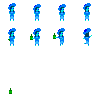
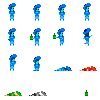
Two versions of the same layered image (100px x 100px). Layer-by-layer changes:
added layer "Layer 12 copy 2" above "Layer 12 copy" over [29, 91, 47, 96]
added layer "Layer 12 copy" above "Layer 12" over [4, 91, 22, 96]
renamed "Layer 11 copy 5" to "Layer 12", moved it above "Layer 11", painted on it over [9, 54, 97, 91]
moved "Layer 11" above "Layer 10", painted on it over [9, 54, 72, 71]
painted on "Layer 10" over [8, 54, 92, 96]
